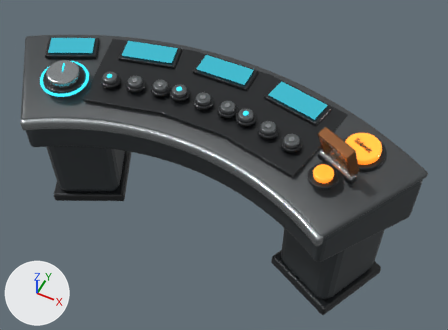
An edit to the Blender file assets/models/mission-control-workbench.blend, drawn before and after from the same camera.
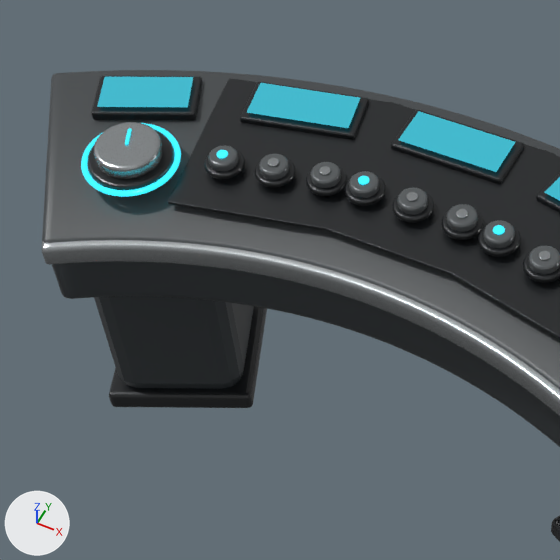
Each version appears first whole from a camera (50 mm lens) standing at (1.409, -2.638, 3.589) and looking at (0.162, -0.143, 0.47), and next in a close-up on the part from 0% to 62% of the width and 0% to 84% of the height. The axes (+X, +Y, +Z) are drawn at lower left. The lights are the same throughout. The last two pictures show the newer version.

The first close-up shows 'Knob_Main_Grip', 'Pedestal_Left', 'Pedestal_Left_Foot', 'Radio_Group_01_Inset', 'Radio_Group_02_Inset', 'Radio_Group_03_Inset', 'Screen_Group_01', 'Screen_Group_02', 'Screen_Knob', 'Screen_Knob_Frame', 'Workbench_Continuous_Body', 'Workbench_Continuous_Deck', 'Workbench_Front_Trim' and 32 more.
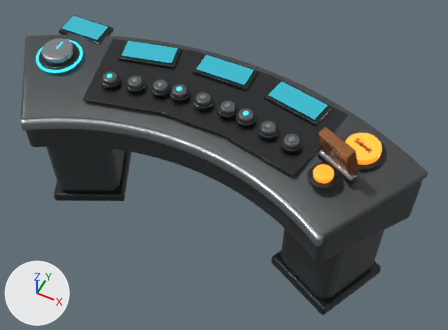
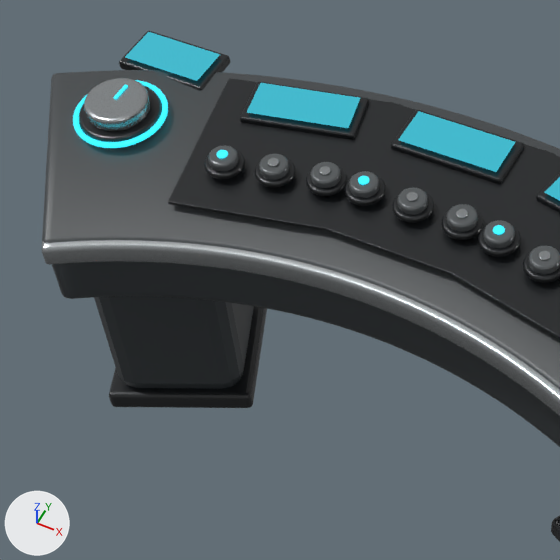
Commit message: Fix VR workbench stress knob

ob_control_knob_main is not drawn itself; it is the parent of ob_knob_main_radial_ring, ob_knob_main_base, ob_knob_main_grip, ob_knob_main_indicator.

Where the change shows, as pixel boxes (x1, y1, x2, y2) in the close-ups (560 x 560 px):
'Knob_Main_Grip', moved: before (94, 122, 163, 179); after (84, 78, 151, 131)
'Screen_Knob', moved: before (97, 77, 193, 107); after (125, 32, 220, 81)
'Screen_Knob_Frame', moved: before (91, 76, 202, 120); after (119, 31, 230, 90)
'Knob_Main_Base', moved: before (88, 129, 174, 190); after (79, 85, 161, 142)
'Knob_Main_Radial_Ring', moved: before (81, 123, 181, 197); after (73, 80, 168, 148)
'Knob_Main_Indicator', moved: before (125, 128, 132, 145); after (113, 84, 128, 99)

Edits to the bpy script that builds the scene:
```text
Change ob_screen_knob_frame:
    ob_screen_knob_frame.parent: ob_control_station_01 -> ob_control_station_knob
Change ob_screen_knob:
    ob_screen_knob.parent: ob_control_station_01 -> ob_control_station_knob
Change ob_control_knob_main:
    ob_control_knob_main.parent: ob_control_station_01 -> ob_control_station_knob
Add ob_control_station_knob:
    ob_control_station_knob = bpy.data.objects.new('Control_Station_Knob', None)
    ob_control_station_knob.parent = ob_mission_control_workbench
    ob_control_station_knob.location = (-1.08, -0.035, 0.84)
```
